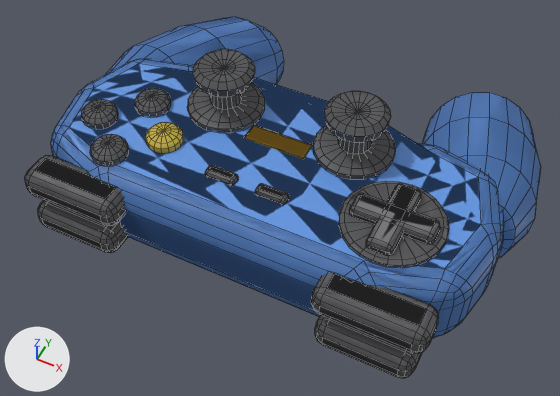
Before and after pictures for a commit that changed the FBX model unity/ShaderEmu/Models/Gamepad.fbx.
Before and after are seen from a camera (50 mm lens) standing at (0.0838, -0.164, 0.195) and looking at (-0.0008, 0.0052, -0.0166). The lights are fixed; the arrows at lower left show +X, +Y and +Z. The first picture is the older version. Mesh edges are drawn as thin lines. Where no turn or scale is listed for an object, it has been applied to the vertices.

Names of what the first picture shows: 'Gamepad shooter'.
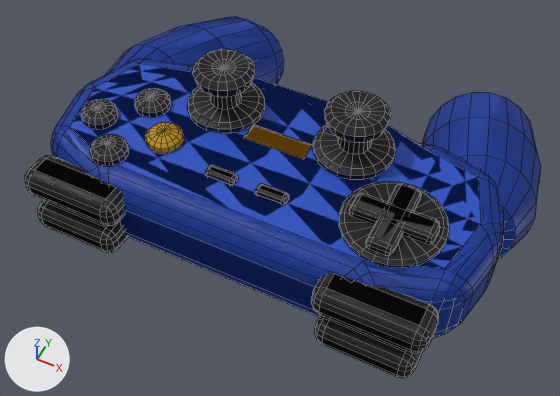
The change in detail:
Material 'GamepadBody' (mat_gamepadbody) changes colour from white #e5e6ea to light grey #c7c9d1; in linear values from (0.78, 0.79, 0.82) to (0.57, 0.587, 0.638).
Material 'PlasticDark' (mat_plasticdark) changes colour from grey #737376 to black #2b2b2e; in linear values from (0.17, 0.17, 0.18) to (0.0245, 0.0245, 0.0272).
Material 'GamepadRed' (mat_gamepadred) changes colour from red #e75950 to red #cc1914; in linear values from (0.8, 0.1, 0.08) to (0.604, 0.01, 0.00719).

What differs and where, as boxes (x1, y1, x2, y2) in the pictures (560 x 396 px):
'Gamepad shooter', recoloured (darker)
    both: (25, 16, 541, 378)
